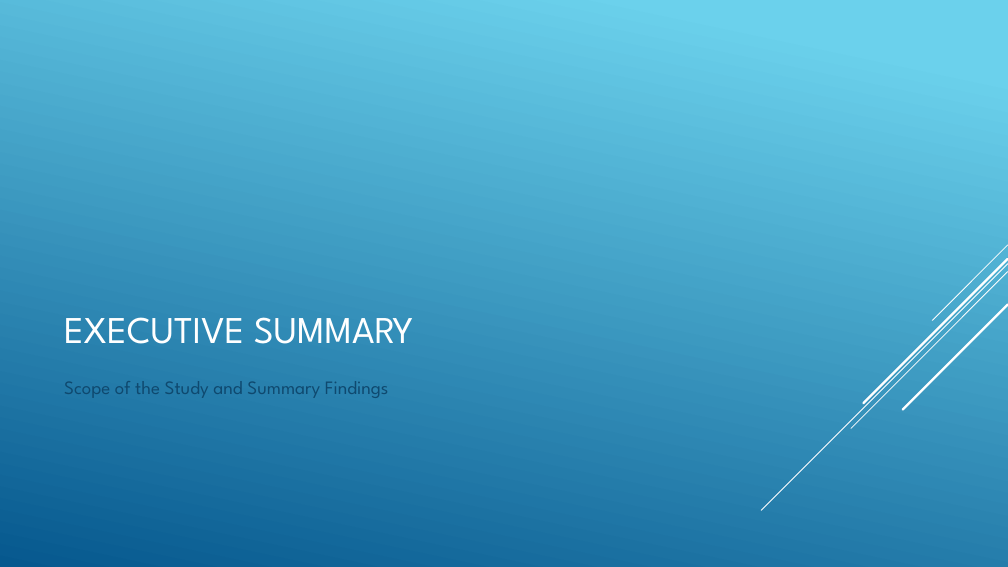
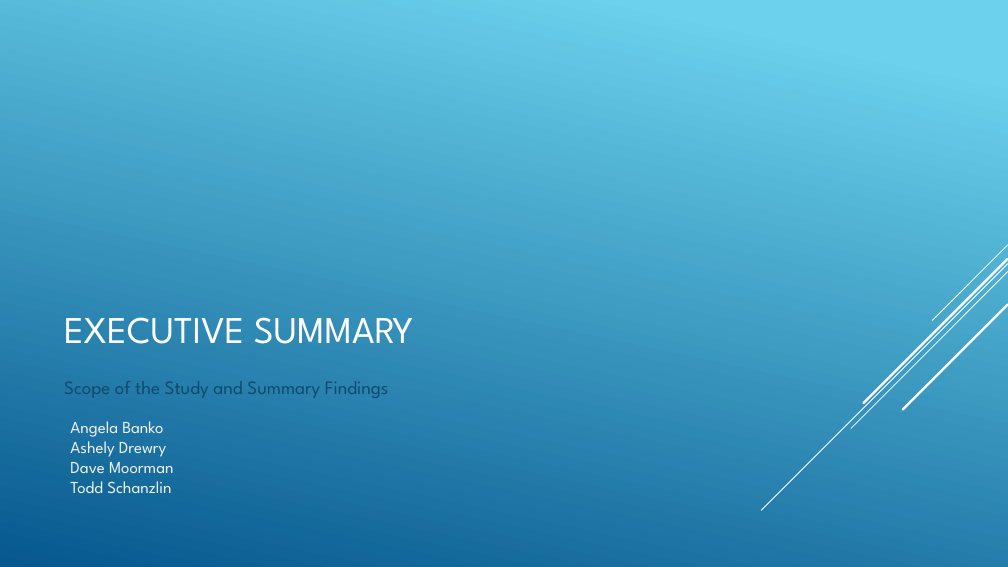
Before and after one commit to angelabanko/Project_1, a slide deck: slide 2 of Draft Presentation.pptx. Drawn at 1008x567 pixels with LibreOffice and Linux fonts; fonts in the diff are those of the drawing. Boxes give left, top, right and bottom in pixels: in the first picture for what was removed or moved away, otherwise in the second. Text is boxed around its words. In the diff, an @@ line names an element or a change of style, - is before the commit and + after.

```diff
--- a/Draft Presentation.pptx
+++ b/Draft Presentation.pptx
@@ text added at (x1=70, y1=421, x2=174, y2=493), 16 pt, text #F2F2F2 @@
+Angela Banko
+Ashely Drewry
+Dave Moorman
+Todd Schanzlin
```
Also in this commit, not shown: 8 other slides changed.
